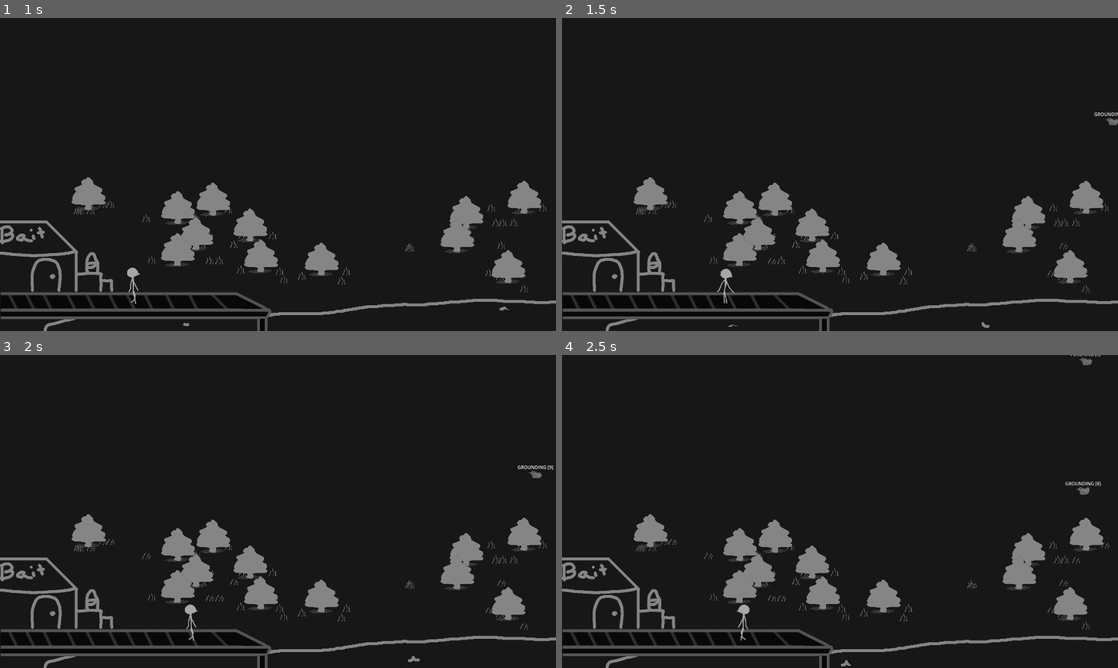
Above: before the commit, frames 1-4 (two rows, left to right).
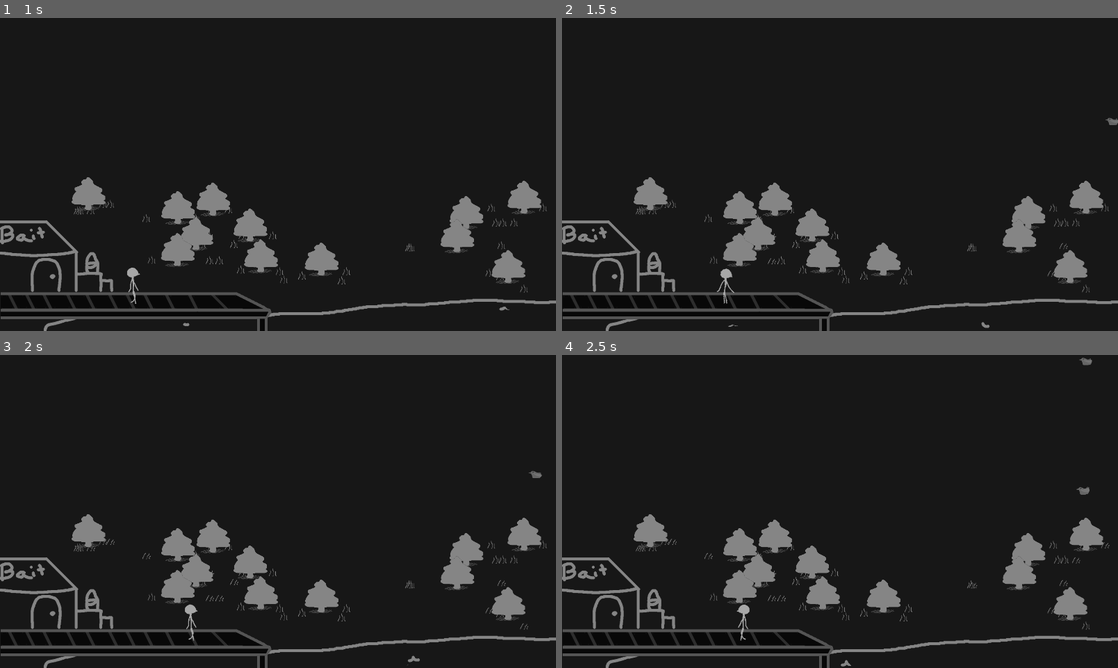
Above: after the commit, the same moments.

Repository: Khramium/Bishin
Game: Godot game, scene res://Scripts/the_pond.tscn
Two runs of this game, one before a commit and one after it. Both use one fixed random seed, a clock stepped at 60 frames per second and the inputs below.
Inputs:
- Up to frame 1 (1 s): hold Right (ui_right) from 0.53 s (still down)
- Up to frame 2 (1.5 s): keep holding Right (ui_right)
- Up to frame 3 (2 s): keep holding Right (ui_right)
- Up to frame 4 (2.5 s): release Right (ui_right) at 2.03 s; hold Left (ui_left) from 2.03 s (still down)

Frame 1 is identical in both runs. In frame 2, less than 0.1% of the frame differs, in the area x 95-100%, y 30-32%; in frame 3, less than 0.1%; in frame 4, less than 0.1%, in the area x 90-97%, y 0-42%.

Commit message:
Really Working Birds
I got annoyed they would land and peck in a tree

Diff:
--- a/Enviroment Assets/tree_01.gd
+++ b/Enviroment Assets/tree_01.gd
@@ -6,3 +6,6 @@
 
 func get_trunk():
 	return %Trunk
+
+func get_nono():
+	return %NoNoZone
--- a/Scripts/bird.gd
+++ b/Scripts/bird.gd
@@ -45,8 +45,18 @@
 	var curve = spot.curve
 	var length = curve.get_baked_length()
 
+	var offlimits = tree.get_nono()
+	var local_polygon = offlimits.polygon
+	var global_polygon = []
+	for point in local_polygon:
+		global_polygon.append(offlimits.to_global(point))
+
 	var offset = randf() * length
-	target_position = spot.to_global(curve.sample_baked(offset))
+	var candidate = spot.to_global(curve.sample_baked(offset))
+	while Geometry2D.is_point_in_polygon(candidate, global_polygon):
+		offset = randf() * length
+		candidate = spot.to_global(curve.sample_baked(offset))
+	target_position = candidate
 	moving = true
 
 func _pick_smarter_target(stuck_dir):
--- a/Scripts/bird.tscn
+++ b/Scripts/bird.tscn
@@ -206,6 +206,7 @@
 height = 32.0
 
 [sub_resource type="SystemFont" id="SystemFont_siy04"]
+subpixel_positioning = 0
 
 [node name="Bird" type="CharacterBody2D"]
 script = ExtResource("1_qykic")
@@ -229,6 +230,7 @@
 
 [node name="BirdDebug" type="Label" parent="."]
 unique_name_in_owner = true
+visible = false
 z_index = 100
 z_as_relative = false
 offset_left = -62.0
